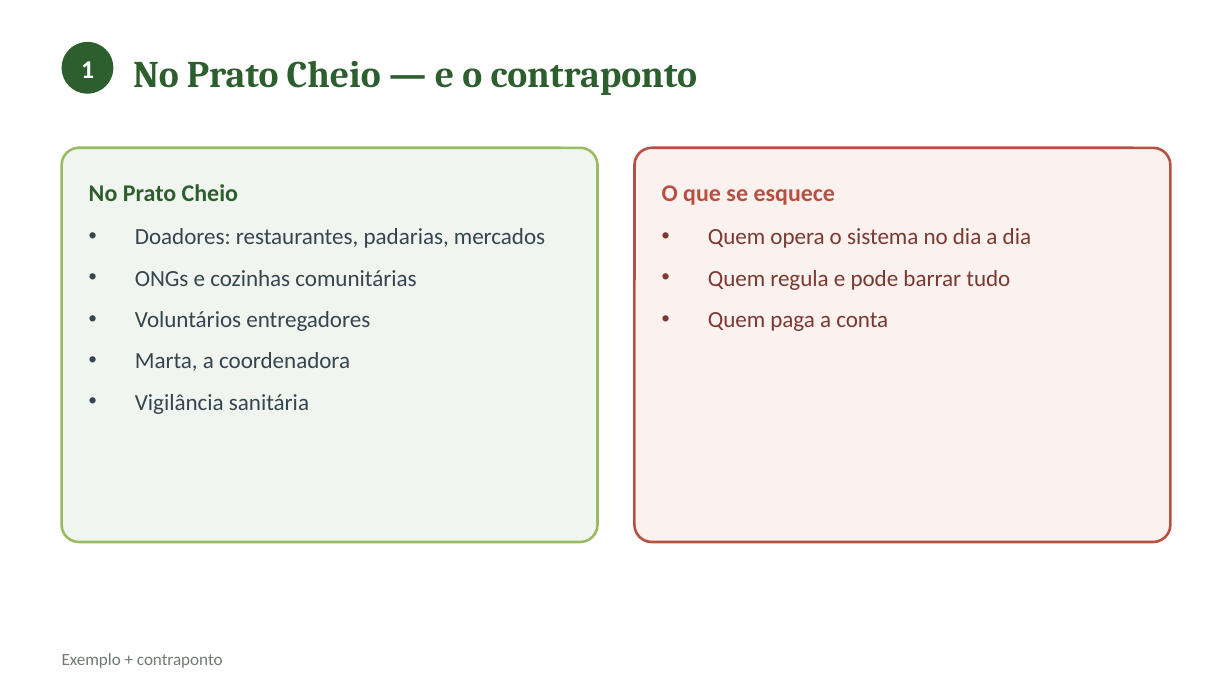
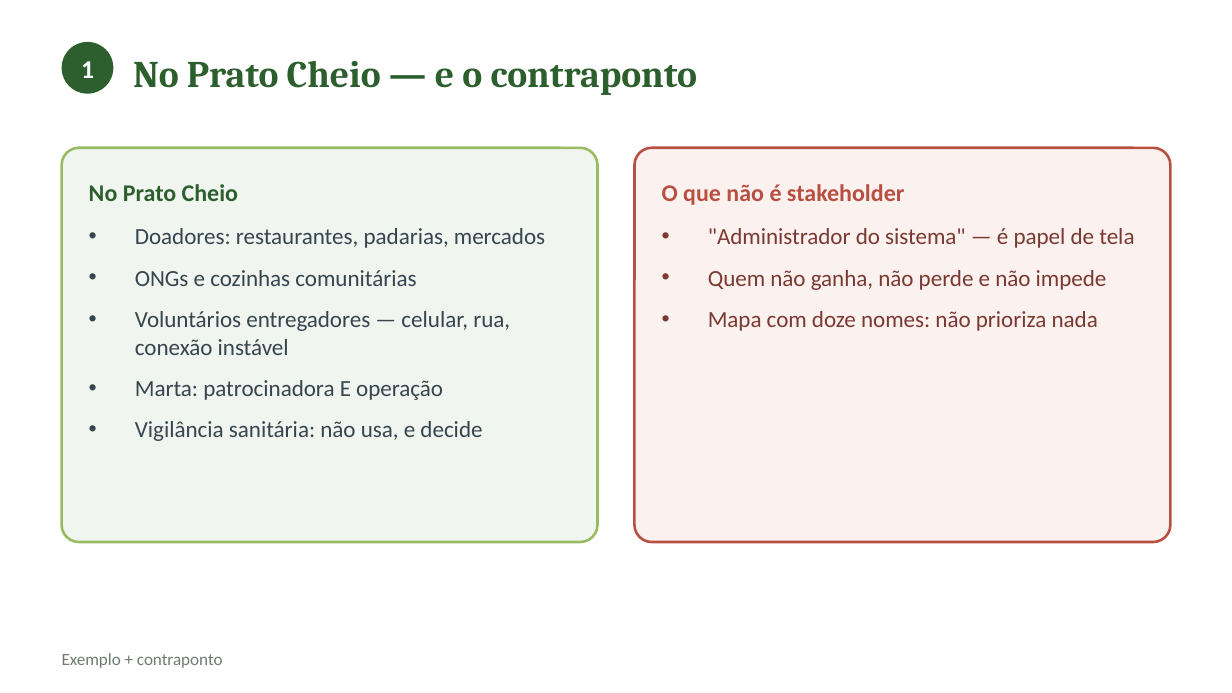
Before and after one commit to CatolicaSC-EngSoft/g1126-analise-projeto-desenvolvimento-agil-alunos, a slide deck: slide 6 of slides/aula-02-stakeholders-objetivos-conflitos.pptx. Drawn at 1232x693 pixels with LibreOffice and Linux fonts; fonts in the diff are those of the drawing. Boxes give left, top, right and bottom in pixels: in the first picture for what was removed or moved away, otherwise in the second. Text is boxed around its words. In the diff, an @@ line names an element or a change of style, - is before the commit and + after.

```diff
--- a/slides/aula-02-stakeholders-objetivos-conflitos.pptx
+++ b/slides/aula-02-stakeholders-objetivos-conflitos.pptx
@@ text at bbox=[662, 184, 904, 205]: text changed @@
-O que se esquece
+O que não é stakeholder
@@ text at bbox=[708, 228, 1134, 331]: text changed @@
-• Quem opera o sistema no dia a dia
-• Quem regula e pode barrar tudo
-• Quem paga a conta
+• "Administrador do sistema" — é papel de tela
+• Quem não ganha, não perde e não impede
+• Mapa com doze nomes: não prioriza nada
@@ text at bbox=[135, 311, 510, 441]: text changed @@
-• Voluntários entregadores
-• Marta, a coordenadora
-• Vigilância sanitária
+• Voluntários entregadores — celular, rua, conexão instável
+• Marta: patrocinadora E operação
+• Vigilância sanitária: não usa, e decide
```
Also in this commit, not shown: 10 other slides changed, 8 slides added, 1 slide removed, 3 other files.
